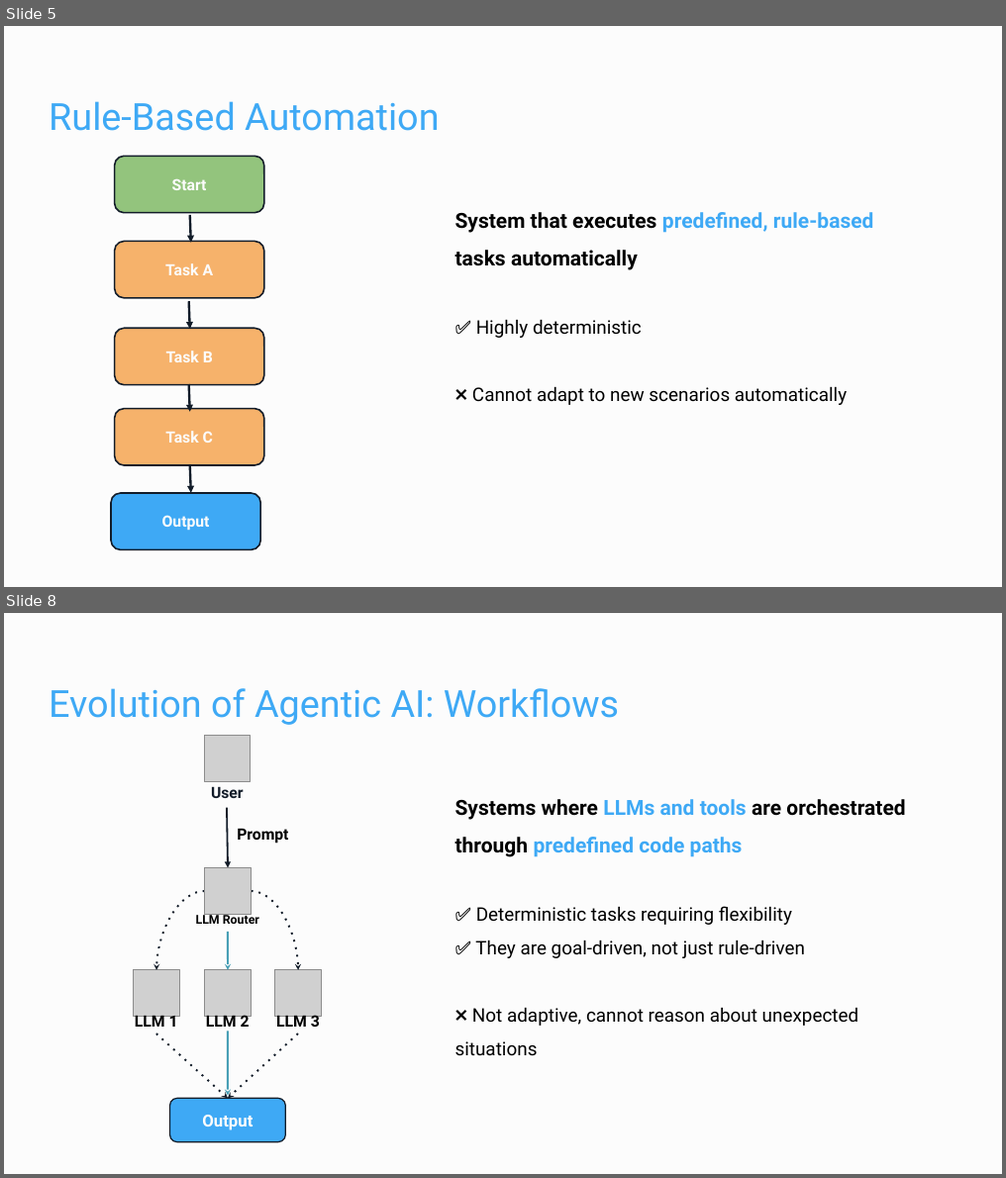
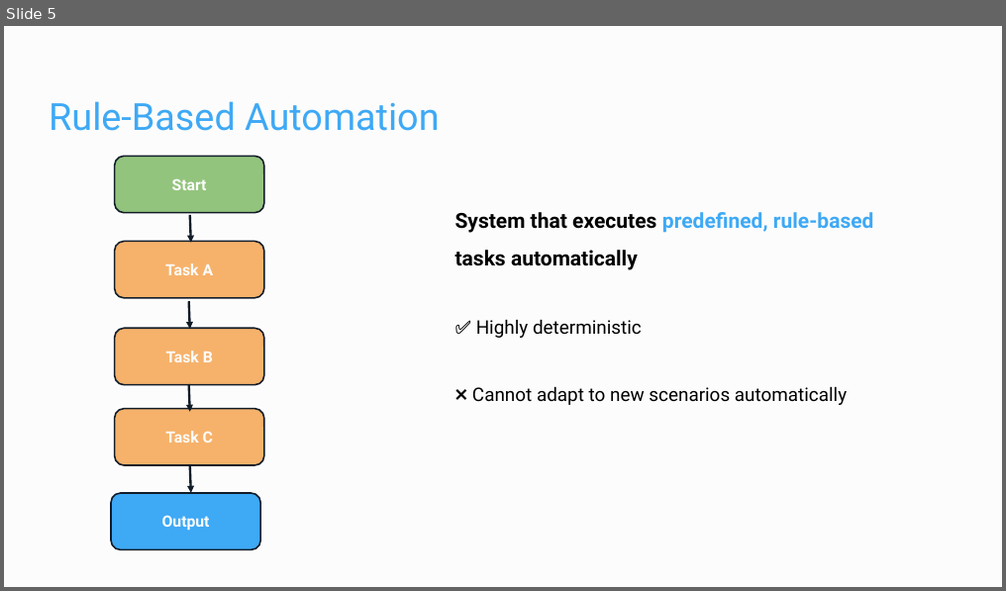
Before and after one commit to Dzvezdana/pydata_workshop_september2025, a slide deck: workshop/dapr_pydata_2025.pptx. Shown one above the other, each under a label of ours: slides 5 and 8 before the commit, slide 5 after it; the slides between them are not shown. The pictures are 1006x1178 and 1006x591 pixels, drawn with LibreOffice and Linux fonts; fonts in the diff are those of the drawing; grey boxes stand for pictures. Boxes give left, top, right and bottom in pixels: in the first picture for what was removed or moved away, otherwise in the second. Text is boxed around its words. In the diff, an @@ line names an element or a change of style, - is before the commit and + after.

```diff
--- a/workshop/dapr_pydata_2025.pptx
+++ b/workshop/dapr_pydata_2025.pptx
@@ slide 8 removed at [4, 613, 1002, 1174], background #FCFCFC @@
@@ title removed at [49, 688, 619, 725] @@
-Evolution of Agentic AI: Workflows
@@ text removed at [455, 799, 905, 1057] @@
-Systems where LLMs and tools are orchestrated through predefined code paths
-✅ Deterministic tasks requiring flexibility
-✅ They are goal-driven, not just rule-driven
-❌ Not adaptive, cannot reason about unexpected situations
@@ group removed at [134, 736, 322, 1143]: 6 texts, 5 pictures, 4 arrows, 2 curved arrows, 1 rounded rectangle @@
-User
-Prompt
-Output
-LLM 2
-LLM 3
-LLM 1
-LLM Router
@@ arrow removed from (228, 1032) to (228, 1096) @@
```
Also in this commit, not shown: 5 slides changed, 1 slide added, 2 other slides removed, 1 other file.
